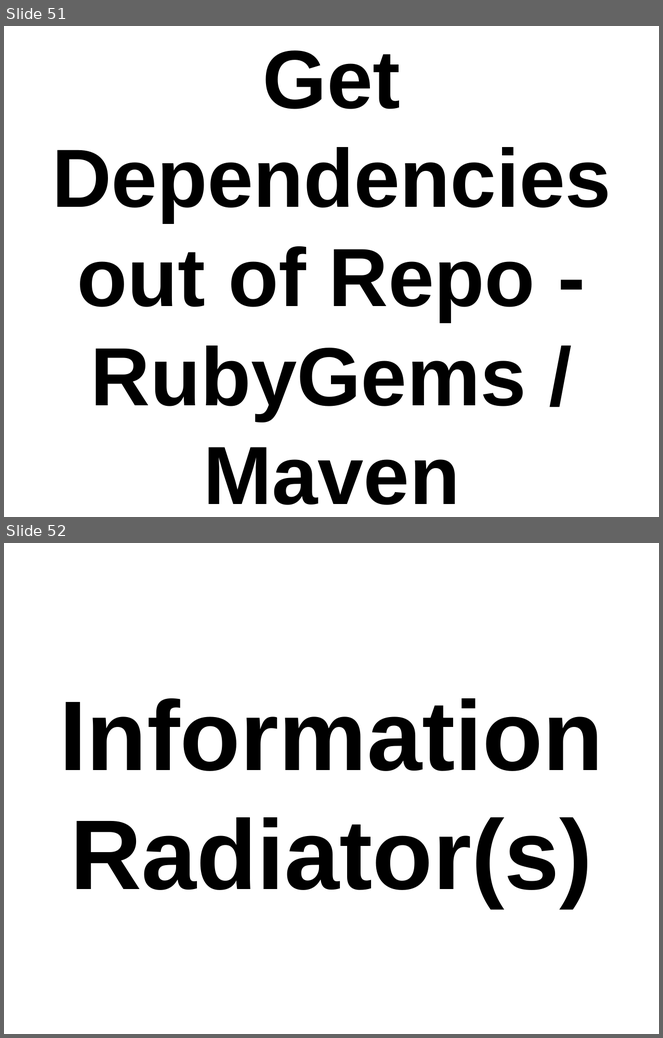
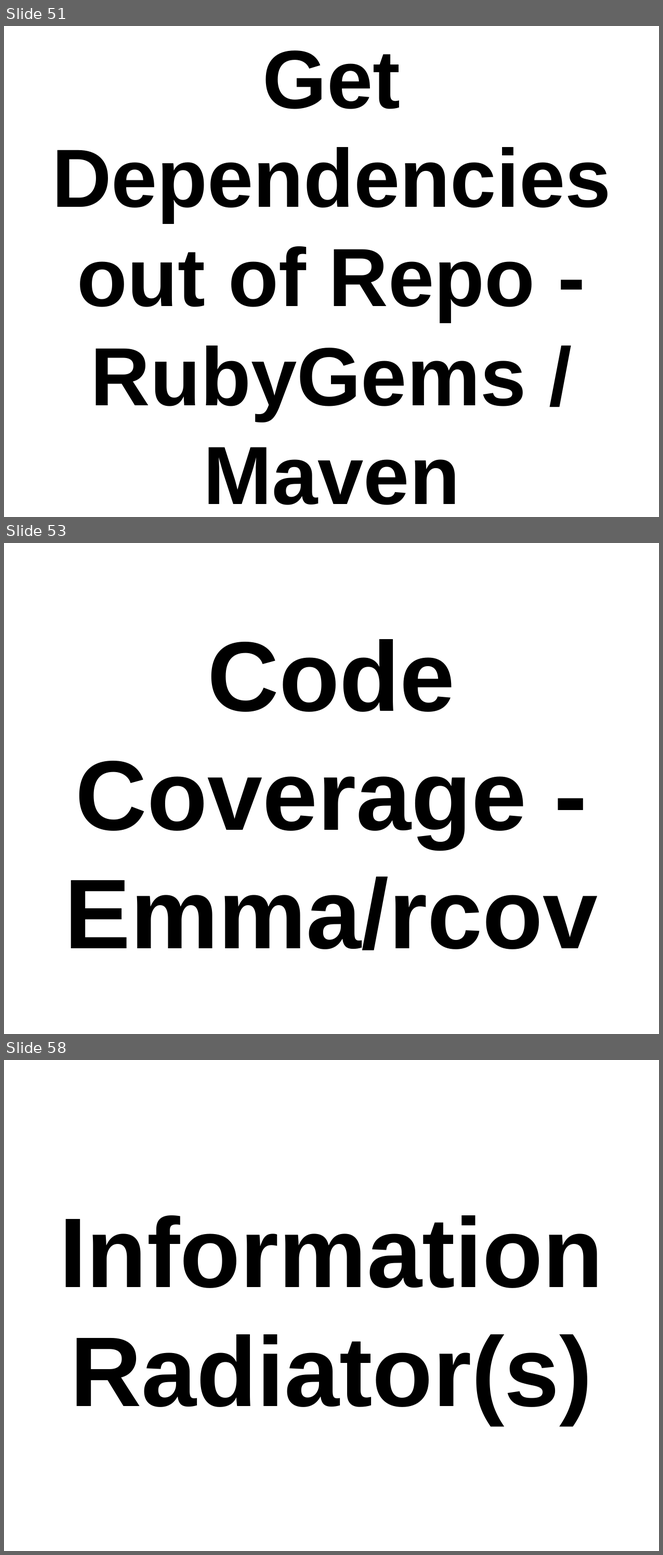
Before and after one commit to thewoolleyman/ci_for_the_rails_guy_or_gal, a slide deck: presentation/ci_for_the_web_2.0_guy_or_gal.odp. Shown one above the other, each under a label of ours: slides 51 and 52 before the commit, slides 51, 53 and 58 after it; the slides between them are not shown. The pictures are 663x1038 and 663x1555 pixels, drawn with LibreOffice and Linux fonts; fonts in the diff are those of the drawing. Boxes give left, top, right and bottom in pixels: in the first picture for what was removed or moved away, otherwise in the second. Text is boxed around its words. In the diff, an @@ line names an element or a change of style, - is before the commit and + after.

```diff
--- a/presentation/ci_for_the_web_2.0_guy_or_gal.odp
+++ b/presentation/ci_for_the_web_2.0_guy_or_gal.odp
@@ slide 53 added at [4,543,659,1034], background #FFFFFF @@
@@ title added at [64,639,598,951], 120 pt, text #000000, bold @@
+Code Coverage - Emma/rcov
@@ what was slide 52 is now slide 58 @@
```
Also in this commit, not shown: 1 slide changed, 6 other slides added, 1 slide removed.
